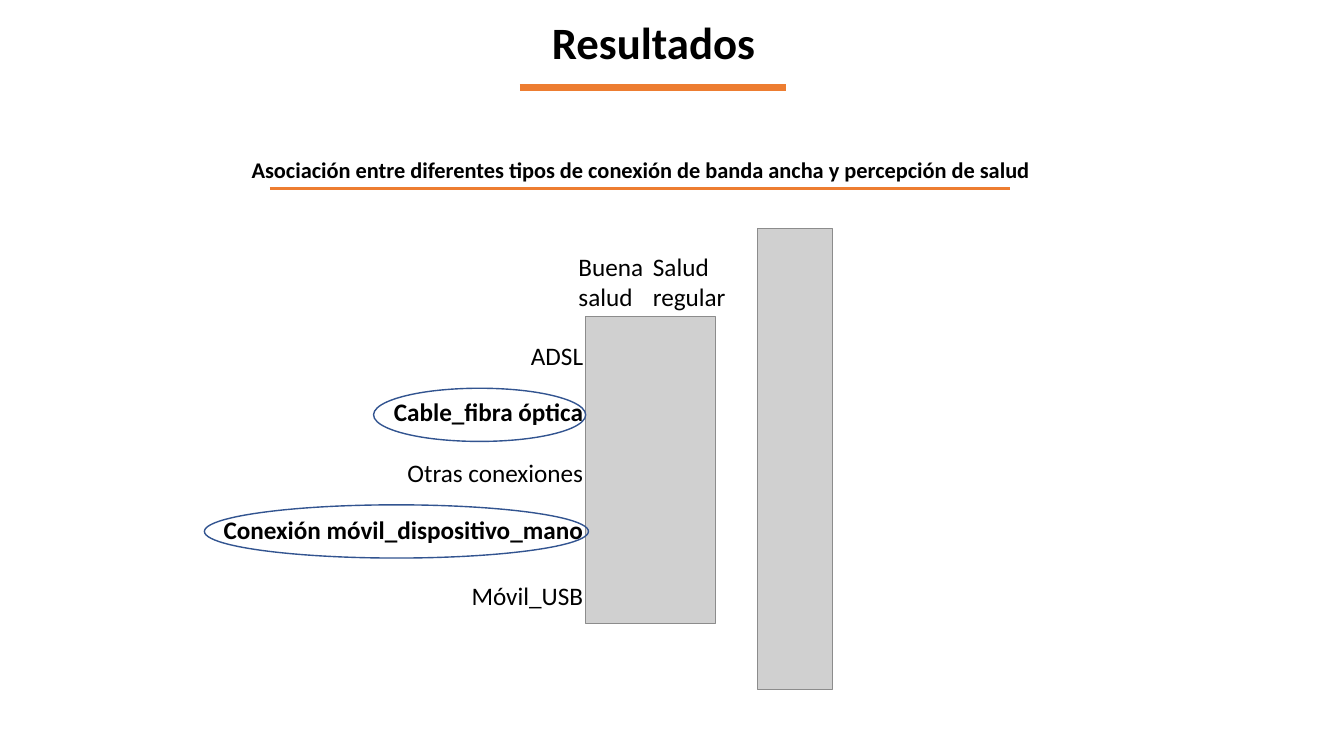
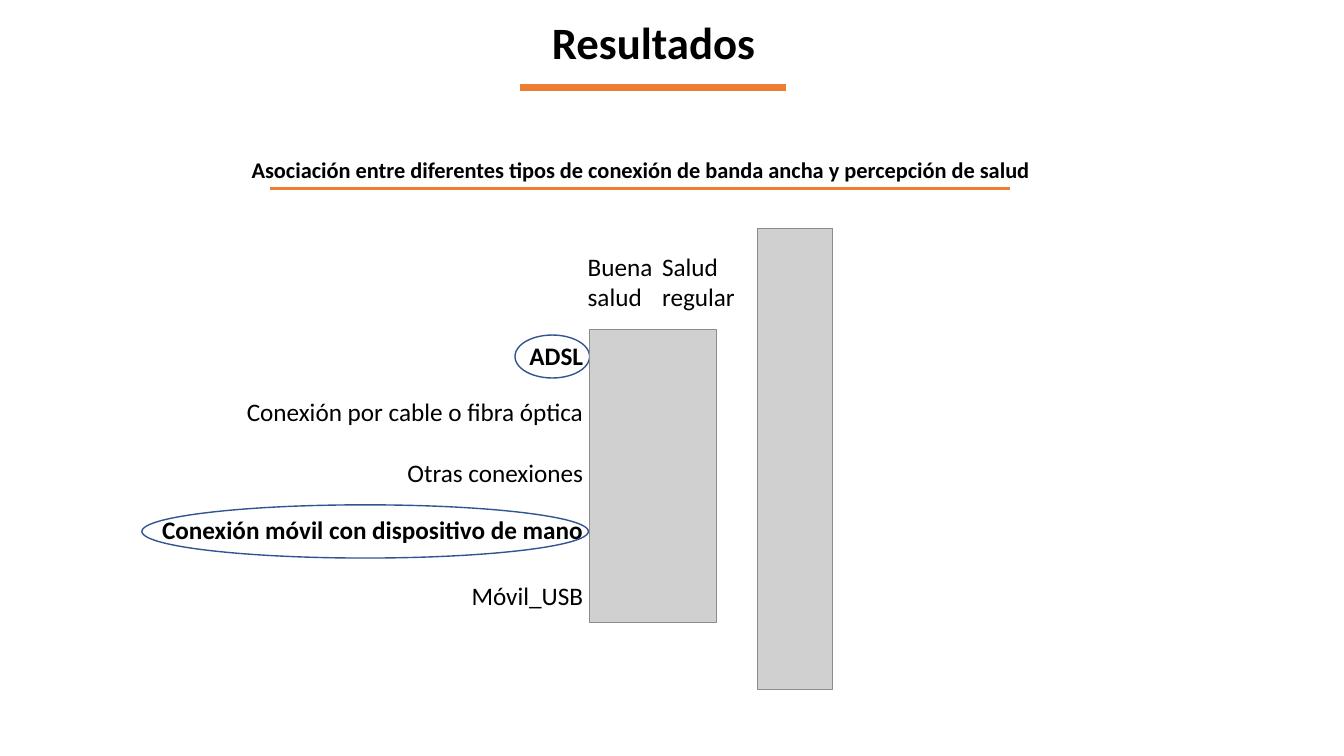
Before and after one commit to GinaGarridoCasas/Gina, a slide deck: slide 9 of TICS_SALUD_EDA/Documentation/Presentacion_EDA.pptx. Drawn at 1344x756 pixels with LibreOffice and Linux fonts; fonts in the diff are those of the drawing; grey boxes stand for pictures. Boxes give left, top, right and bottom in pixels: in the first picture for what was removed or moved away, otherwise in the second. Text is boxed around its words. In the diff, an @@ line names an element or a change of style, - is before the commit and + after.

```diff
--- a/TICS_SALUD_EDA/Documentation/Presentacion_EDA.pptx
+++ b/TICS_SALUD_EDA/Documentation/Presentacion_EDA.pptx
@@ text "Buena salud": place and size @@
-text "Buena salud" at box(578, 259, 643, 307)
+text "Buena salud" at box(588, 259, 653, 307)
@@ text "Salud regular": place and size @@
-text "Salud regular" at box(653, 258, 726, 311)
+text "Salud regular" at box(662, 258, 735, 311)
@@ ellipse: place and size @@
-ellipse at box(374, 388, 586, 442)
+ellipse at box(515, 335, 590, 378)
@@ text "ADSL" at box(529, 348, 583, 372): bold on @@
@@ picture: place and size @@
-picture at box(586, 317, 716, 623)
+picture at box(590, 330, 717, 623)
@@ text at box(247, 403, 583, 425): text changed; bold off @@
-Cable_fibra óptica
+Conexión por cable o fibra óptica
@@ ellipse: place and size @@
-ellipse at box(205, 505, 589, 559)
+ellipse at box(142, 505, 589, 559)
@@ text at box(162, 518, 583, 545): text changed @@
-Conexión móvil_dispositivo_mano
+Conexión móvil con dispositivo de mano
```
Also in this commit, not shown: 9 other slides changed, 5 slides added, 35 other files.
